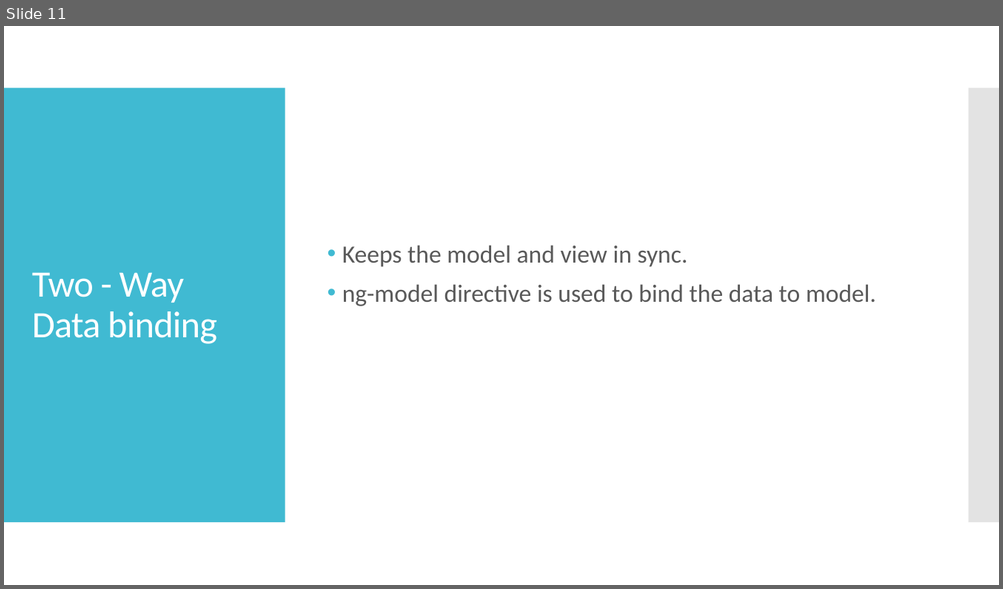
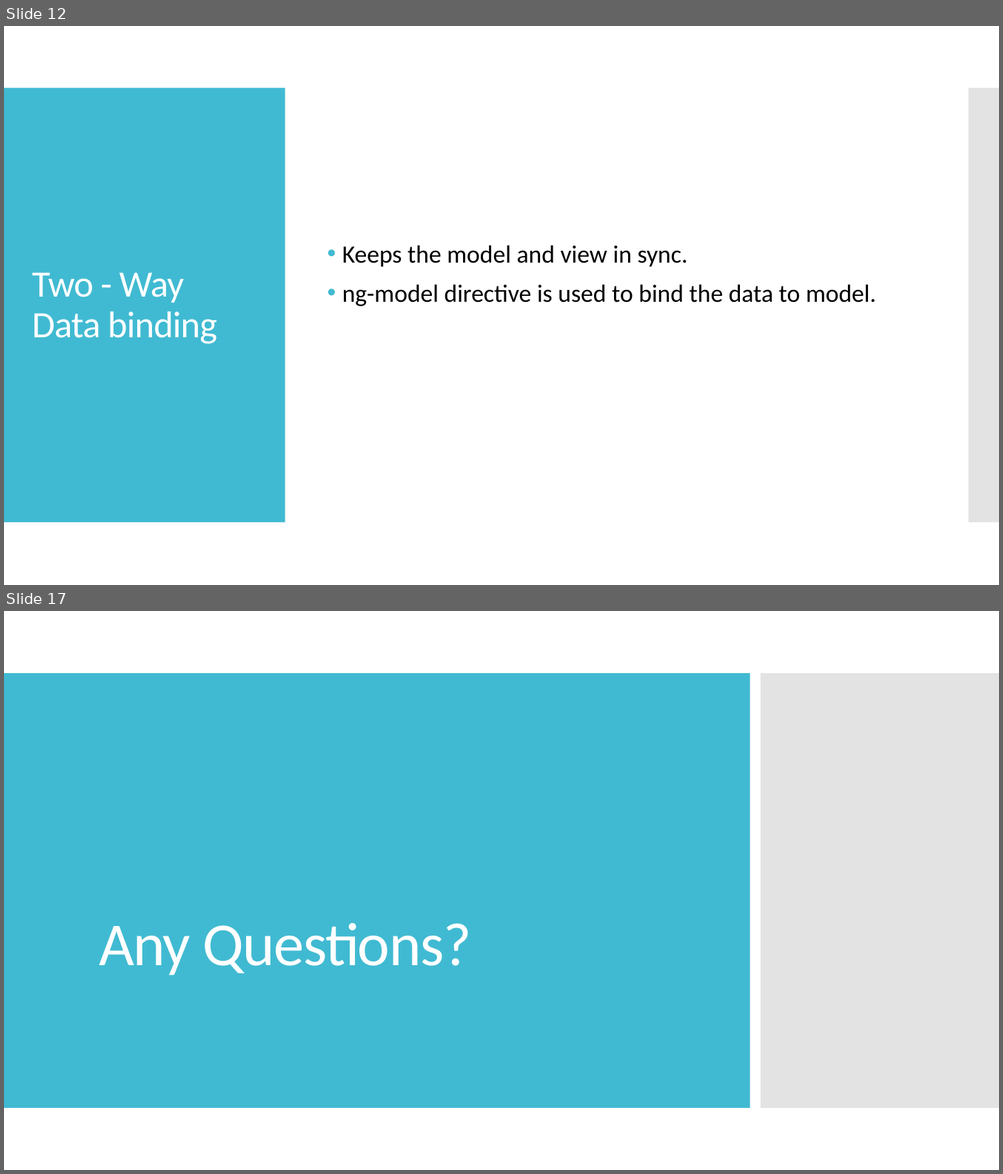
Before and after one commit to webelf000/angular_sample_app, a slide deck: Angular JS - Workshop.pptx. Shown one above the other, each under a label of ours: slide 11 before the commit, slides 12 and 17 after it; the slides between them are not shown. The pictures are 1003x589 and 1003x1174 pixels, drawn with LibreOffice and Linux fonts; fonts in the diff are those of the drawing. Boxes give left, top, right and bottom in pixels: in the first picture for what was removed or moved away, otherwise in the second. Text is boxed around its words. In the diff, an @@ line names an element or a change of style, - is before the commit and + after.

```diff
--- a/Angular JS - Workshop.pptx
+++ b/Angular JS - Workshop.pptx
@@ slide 17 added at (4, 611, 999, 1170), background #FFFFFF @@
@@ rectangle added at (4, 673, 750, 1108), fill #40BAD2 @@
@@ rectangle added at (760, 673, 999, 1108), fill #C8C8C8 at 50% opacity @@
@@ title added at (99, 923, 471, 976), 59 pt, text #FFFFFF @@
+Any Questions?
@@ what was slide 11 is now slide 12 @@
@@ slide 12 changed as well @@
@@ text "Keeps the model and view ..." at (342, 245, 876, 306): text colour #595959 to #000000 @@
```
Also in this commit, not shown: 10 other slides changed, 5 other slides added.
